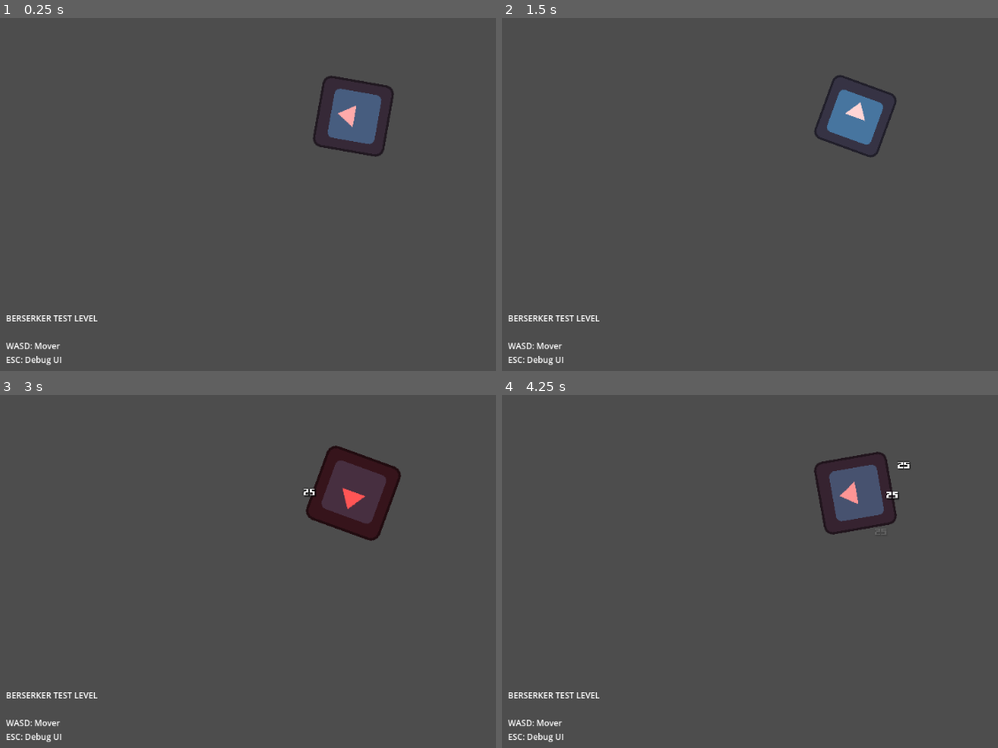
Above: before the commit, frames 1-4 (two rows, left to right).
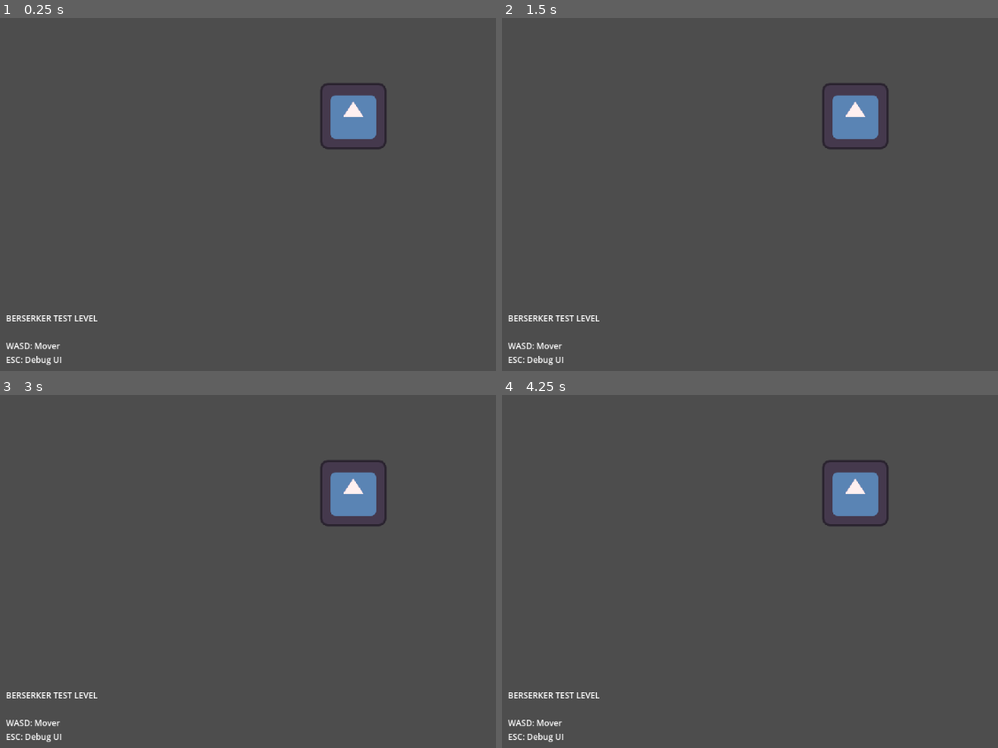
Above: after the commit, the same moments.

Repository: WILL-JKI/SurvivorLike
Game: Godot game, scene res://levels/Debug/BerserkerTestLevel.tscn
Two runs of this game, one before a commit and one after it. Both use one fixed random seed, a clock stepped at 60 frames per second and the inputs below. The engine's default icon, where the game draws it, is replaced by a stand-in: a white triangle on a blue panel in a dark square.
Inputs:
- Up to frame 1 (0.25 s): no input
- Up to frame 2 (1.5 s): tap Enter (ui_accept) at 0.5, 0.77, 1.25 s; hold D (move_right) 0.53-1.28 s; hold S (move_down) from 1.28 s (still down)
- Up to frame 3 (3 s): tap Enter (ui_accept) at 1.52, 2.75 s; release S (move_down) at 2.03 s; hold D (move_right) 2.03-2.78 s; hold W (move_up) from 2.78 s (still down)
- Up to frame 4 (4.25 s): tap Enter (ui_accept) at 3.02, 3.77 s; release W (move_up) at 3.53 s; hold A (move_left) from 3.53 s (still down); tap F3 (dv_debug) at 4.15 s

The runs differ from the first frame. In frame 1, 1.8% of the frame differs, in the area x 63-80%, y 16-40%; in frame 2, 0.9%; in frame 3, 2.9%, in the area x 61-81%, y 14-42%; in frame 4, 2.7%.
Error before the commit: Invalid access to property or key 'active_minions' on a base object of type 'Dictionary'. (res://_Core/DebugUI.gd:114)

Commit message:
fix: corrigir compatibilidade do DebugUI com diferentes tipos de player
- Corrige erro 'active_minions' no DebugUI.gd
- Adiciona verificação condicional para propriedades específicas
- RatKing: mostra active_minions/max_minions
- Berserker: mostra enemies_in_fury
- Corrige collision_mask do FuryDetector (layer 4 para inimigos)
- Adiciona informações específicas do Berserker no get_player_info

Problemas resolvidos:
- DebugUI funciona com qualquer tipo de player ✅
- FuryDetector detecta inimigos corretamente ✅
- Informações específicas por classe ✅

O sistema agora é compatível com múltiplos tipos de player.

Diff:
--- a/Characters/Berserker/BerserkerPlayer.gd
+++ b/Characters/Berserker/BerserkerPlayer.gd
@@ -73,7 +73,7 @@
 func setup_fury_detector():
 	# Configurar área de detecção de fúria
 	fury_detector.collision_layer = 0
-	fury_detector.collision_mask = 2  # Detecta inimigos (layer 2)
+	fury_detector.collision_mask = 4  # Detecta inimigos (layer 4)
 
 	# Conectar sinais
 	fury_detector.area_entered.connect(_on_fury_area_entered)
@@ -328,5 +328,8 @@
 		"experience": current_experience,
 		"exp_to_next": experience_to_next_level,
 		"evolution_route": evolution_route,
-		"enemies_in_fury": enemies_in_fury_range
+		"enemies_in_fury": enemies_in_fury_range,
+		"player_type": "Berserker",
+		"base_damage": base_damage,
+		"vampirism_chance": vampirism_chance
 	}
--- a/_Core/DebugUI.gd
+++ b/_Core/DebugUI.gd
@@ -111,7 +111,11 @@
 		debug_text += "Level: " + str(player_info.level) + "\n"
 		debug_text += "Health: " + str(int(player_info.health)) + "/" + str(int(player_info.max_health)) + "\n"
 		debug_text += "XP: " + str(player_info.experience) + "/" + str(player_info.exp_to_next) + "\n"
-		debug_text += "Active Minions: " + str(player_info.active_minions) + "/" + str(player_info.max_minions) + "\n"
+		# Informações específicas por tipo de player
+		if player_info.has("active_minions") and player_info.has("max_minions"):
+			debug_text += "Active Minions: " + str(player_info.active_minions) + "/" + str(player_info.max_minions) + "\n"
+		elif player_info.has("enemies_in_fury"):
+			debug_text += "Enemies in Fury Range: " + str(player_info.enemies_in_fury) + "\n"
 		debug_text += "Evolution: " + str(player_info.evolution_route if player_info.evolution_route != "" else "None") + "\n"
 		debug_text += "\n"
 
